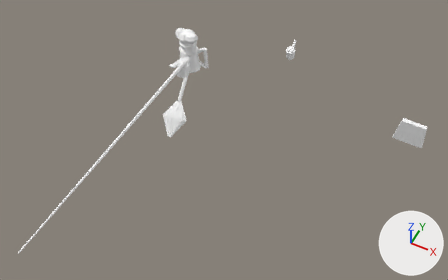
A saved change to the Blender file ArtSource/Pedestrians/Blender/CityPedestrianHandProps.blend.
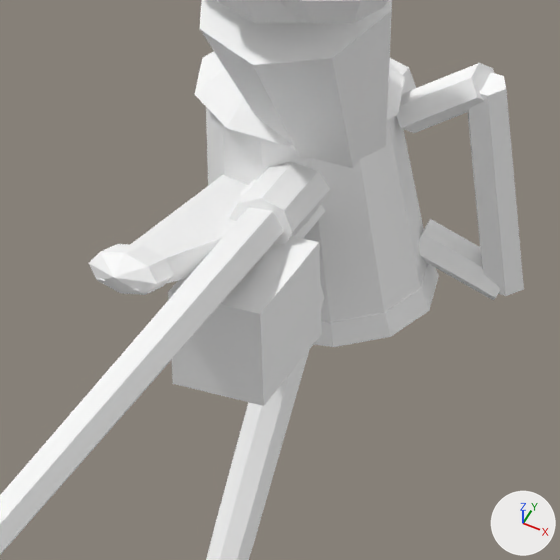
The first picture shows the older version from a camera (50 mm lens) standing at (0.866, -2.726, 3.708) and looking at (-0.119, -0.755, 1.244). The close-ups show the older and then the newer version on the part from 36% to 47% of the width and 15% to 33% of the height of that picture. Only the edits that show in the close-ups are written down. The lights are fixed; the arrows at lower right show +X, +Y and +Z.

Objects in the first close-up: 'ACC_BeaterHandle', 'ACC_BouquetWrap', 'ACC_CoffeePotBaseRing', 'ACC_CoffeePotBody', 'ACC_CoffeePotHandleGrip', 'ACC_CoffeePotHandleTop', 'ACC_CoffeePotLid', 'ACC_CoffeePotSpout', 'ACC_CoffeePotSpoutLip', 'ACC_RodButt', 'ACC_RodGrip', 'ACC_RodReel' and 5 more.
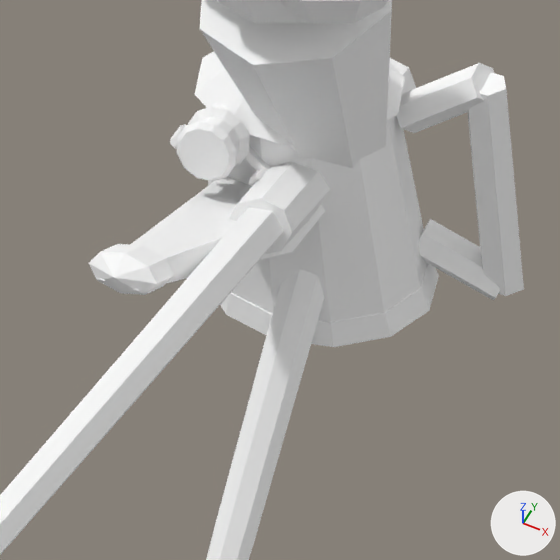
Location of each change, [x1, y1, x2, y2] in pixels of the close-ups (560 x 560 px):
'ACC_RodReel', reshaped (35% narrower, 51% shorter): before [168, 236, 322, 406]; after [170, 104, 270, 187]

The edits, one by one:
me_acc_rodreel_mesh is used by ob_acc_rodreel; parent ob_prop_fishingrod; location (-0.738, -0.0189, 1.033).
me_acc_rodreel_mesh had 8 vertices, 6 faces and spanned x -0.0111..0.0526, y -0.1614..-0.092, z -0.0568..0.0234.
me_acc_rodreel_mesh now has 178 vertices, 154 faces and spans x -0.0763..0.0005, y -0.0849..-0.0291, z 0.0081..0.0663.
me_acc_rodreel_mesh part 1: the whole mesh is rebuilt.
